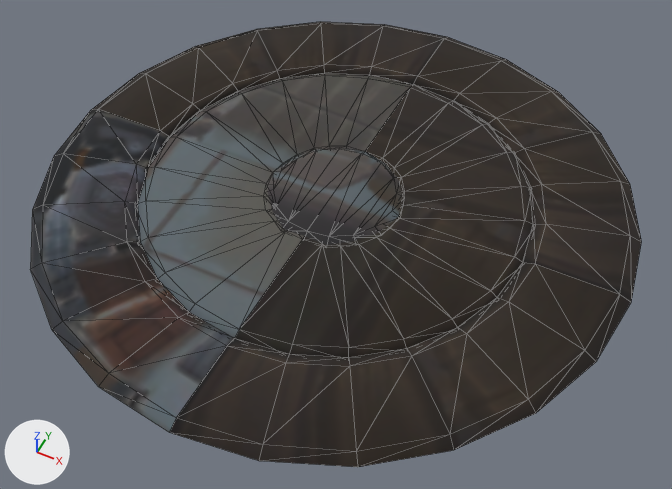
What one commit did to the glTF model 3d/passe-alterac/models/storm_doodad_wcav_alliance_corerange_00.glb.
Both versions are drawn from a 50 mm camera at (4.36, -8.68, 9.8) aimed at (0.25, -0.47, -0.47). Lighting does not change. The marker at lower left points along +X, +Y and +Z. The picture after the commit comes second. Mesh edges are drawn as thin lines. Where no turn or scale is listed for an object, it has been applied to the vertices. Vertices at exactly the same position are counted once.
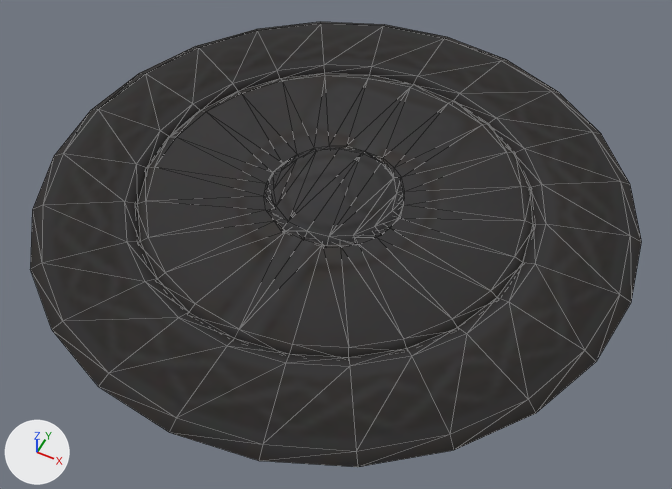
What changed in the scene script:
```text
Add img_storm_doodad_wcav_structurekit_emis_lum_jpg:
    img_storm_doodad_wcav_structurekit_emis_lum_jpg = load_image('storm_doodad_wcav_structurekit_emis_lum.jpg', '../textures/storm_doodad_wcav_structurekit_emis_lum.jpg', 256, 256, 'sRGB')
Change mat_material_0:
    remove # nodes: BsdfPrincipled, Mapping, OutputMaterial, TexImage, UVMap
    nodes: BsdfPrincipled, Mapping x2, Mix, OutputMaterial, TexImage x2, UVMap x2, VertexColor
    uses the picture img_storm_doodad_wcav_structurekit_emis_lum_jpg
Change me_mesh_0:
    where me_mesh_0.from_pydata(...)  # 272 vertices, 430 faces; spans x 0.0..8.85, y -8.85..0.0, z 0.0..0.23
    used by ob_mesh_0; location = (-4.42, 4.42, -0.12)
    me_mesh_0 part 1: vertex colours changed
```

Pixel boxes [x1, y1, x2, y2] of what changed, in the pictures (672 x 489 px):
'Mesh_0', surface changed, recoloured
    both: [30, 22, 633, 455]
